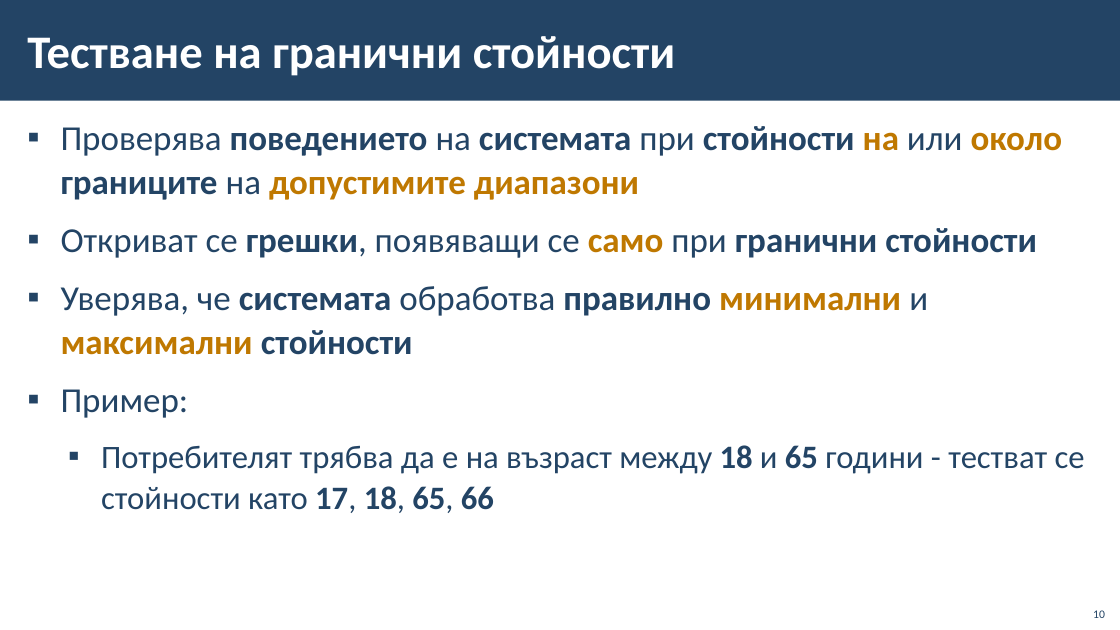
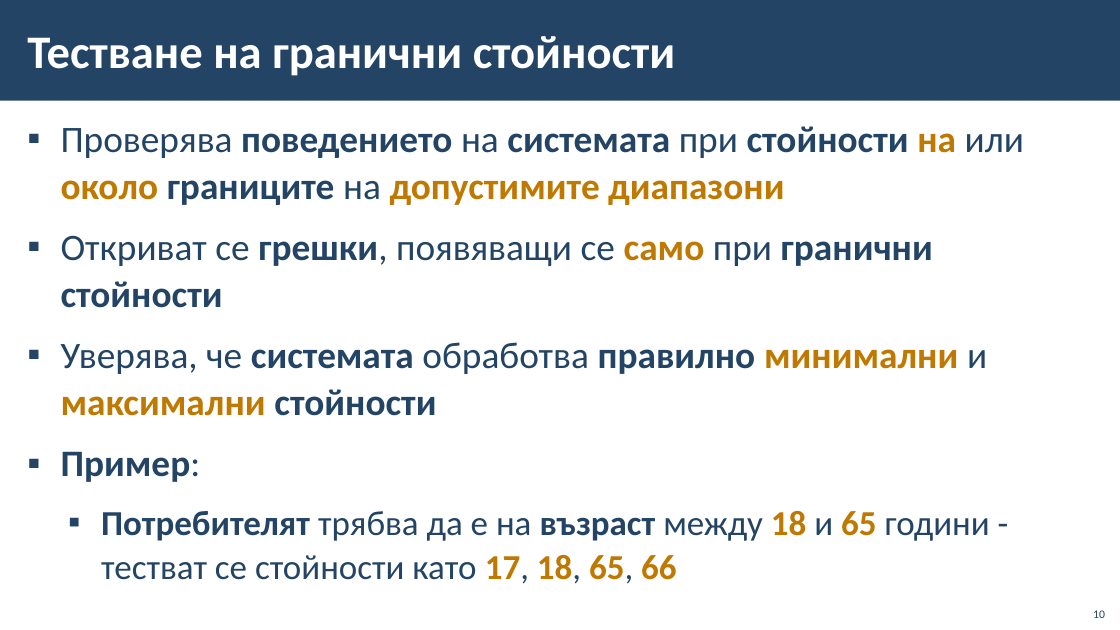
Before and after one commit to BG-IT-Edu/School-Programming, a slide deck: slide 10 of Courses/Software-Sciences/Module-4-Information-Systems-New/13-Information-System-Testing/13-Information-System-Testing.pptx. Drawn at 1120x630 pixels with LibreOffice and Linux fonts; fonts in the diff are those of the drawing; background and template pictures are left out. Boxes give left, top, right and bottom in pixels: in the first picture for what was removed or moved away, otherwise in the second. Text is boxed around its words. In the diff, an @@ line names an element or a change of style, - is before the commit and + after.

```diff
--- a/Courses/Software-Sciences/Module-4-Information-Systems-New/13-Information-System-Testing/13-Information-System-Testing.pptx
+++ b/Courses/Software-Sciences/Module-4-Information-Systems-New/13-Information-System-Testing/13-Information-System-Testing.pptx
@@ text "Проверява поведението на системата при ..." at (x1=61, y1=126, x2=1024, y2=584): size 30 to 32 pt in "Проверява поведението на системата при стойности на ...", "Откриват се грешки, появяващи се само при ...", "Уверява, че системата обработва правилно минимални и ...", "Пример:"; bold on in "Пример:", "Потребителят възраст"; size 28 to 30 pt in "Потребителят трябва да е на възраст между ..."; text colour #234465 to #BF7800 in "18 65 17, 18, 65, 66" @@
```
Also in this commit, not shown: 10 other slides changed, 30 slides added, 3 slides removed.
